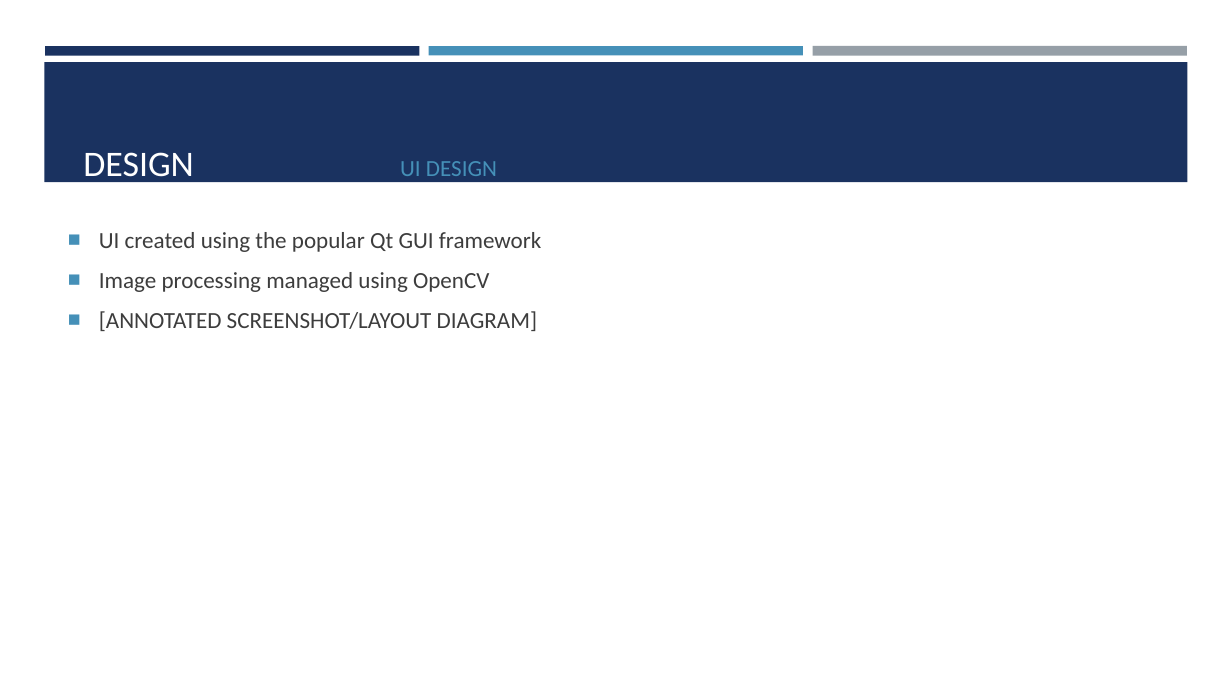
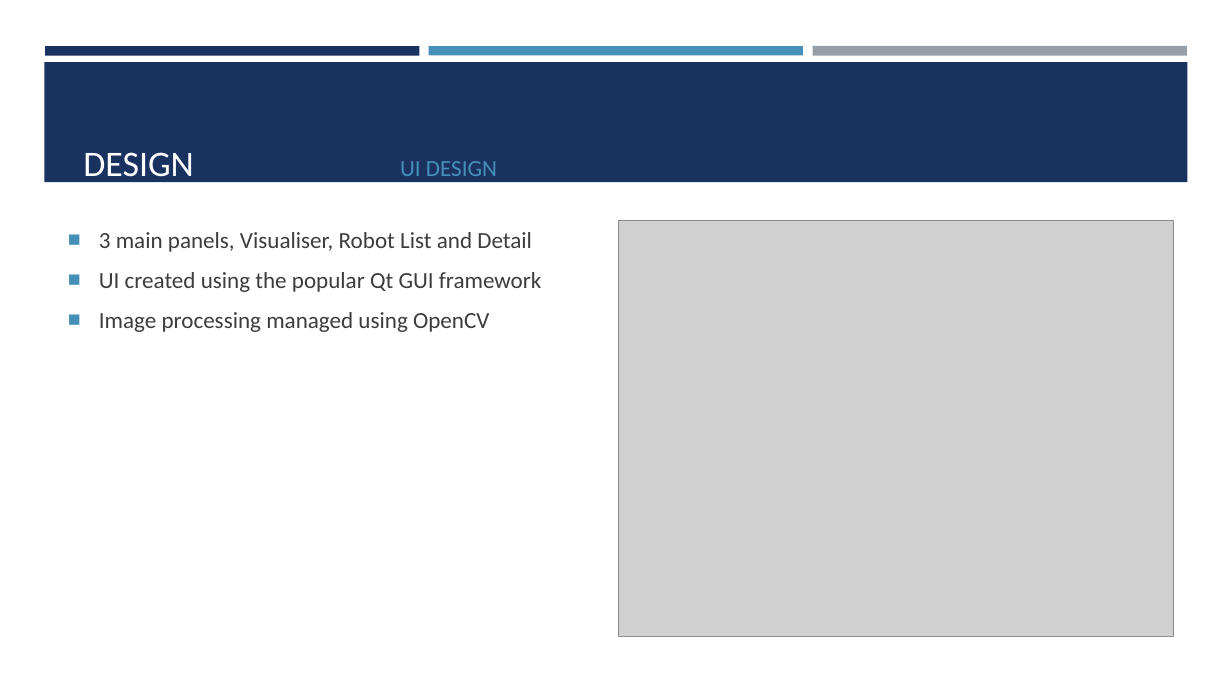
Before and after one commit to ajewers/SwarmDebug, a slide deck: slide 10 of Presentation/Project Presentation.pptx. Drawn at 1232x693 pixels with LibreOffice and Linux fonts; fonts in the diff are those of the drawing; grey boxes stand for pictures. Boxes give left, top, right and bottom in pixels: in the first picture for what was removed or moved away, otherwise in the second. Text is boxed around its words. In the diff, an @@ line names an element or a change of style, - is before the commit and + after.

```diff
--- a/Presentation/Project Presentation.pptx
+++ b/Presentation/Project Presentation.pptx
@@ text at (x1=99, y1=232, x2=532, y2=252): paragraph added @@
+■ 3 main panels, Visualiser, Robot List and Detail
@@ picture added at (x1=619, y1=220, x2=1174, y2=636) @@
@@ text at (x1=99, y1=311, x2=537, y2=331): paragraph removed @@
-■ [ANNOTATED SCREENSHOT/LAYOUT DIAGRAM]
```
Also in this commit, not shown: 4 other slides changed, 6 other files.
